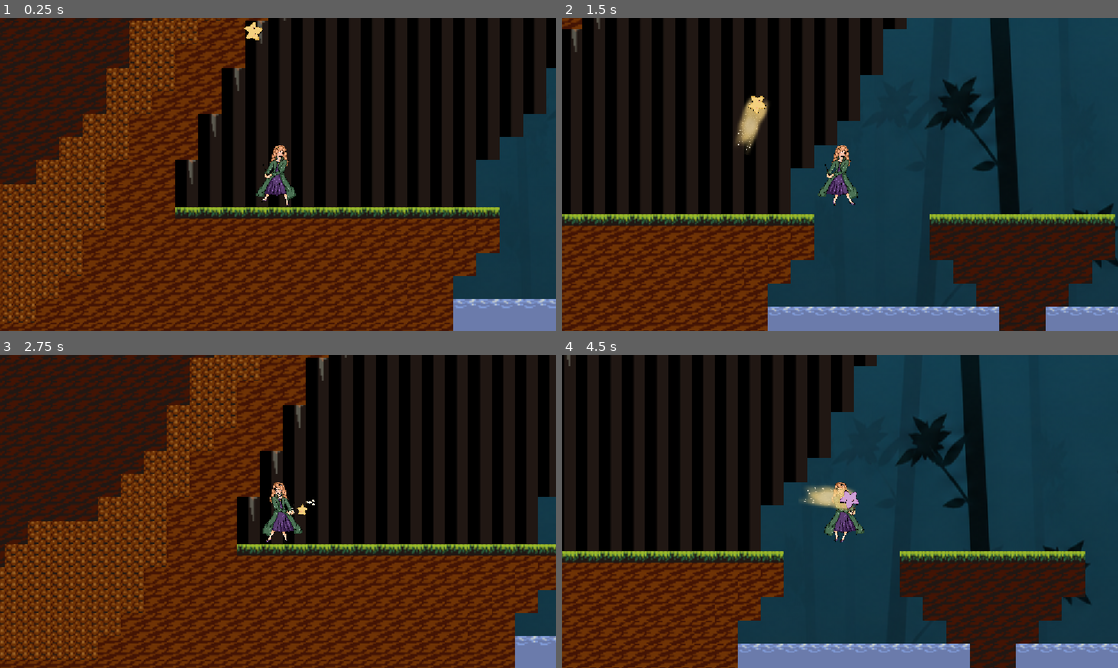
Above: before the commit, frames 1-4 (two rows, left to right).
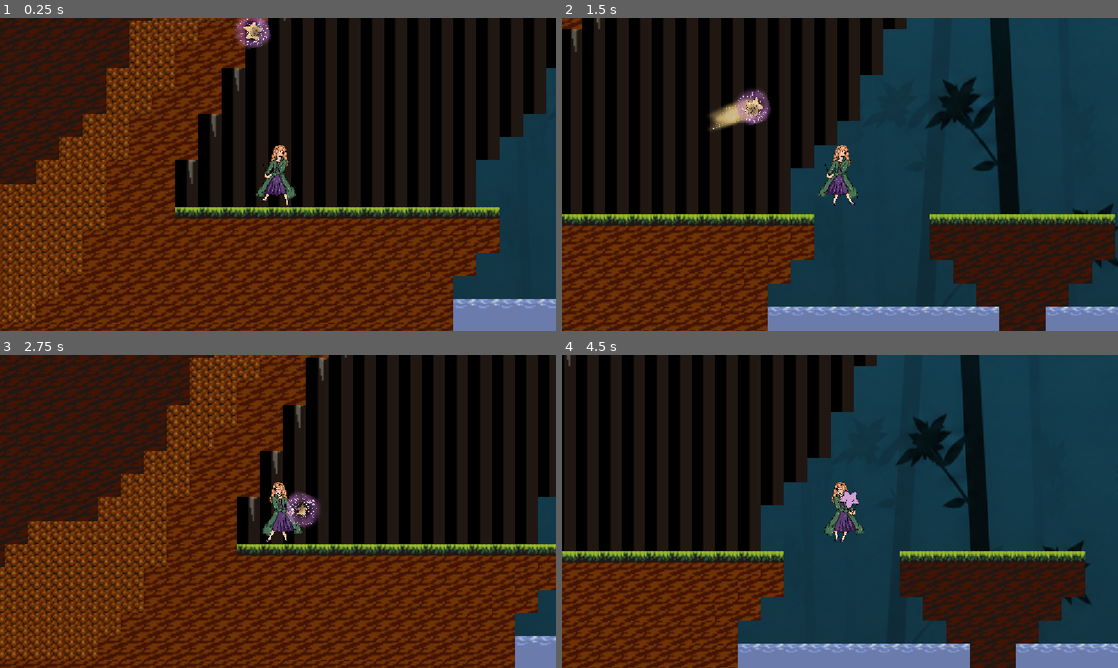
Above: after the commit, the same moments.

Repository: marist-spc/Wanderstar
Game: Godot game, scene res://level1.tscn
Two runs of this game, one before a commit and one after it. Both use one fixed random seed, a clock stepped at 60 frames per second and the inputs below.
Inputs (mouse positions are in pixels of both pictures, inside the frame that each line leads up to):
- Up to frame 1 (0.25 s): no input
- Up to frame 2 (1.5 s): tap Enter at 0.5 s; move the mouse to (962, 158) at 0.52 s; hold Right mouse button (move_star) 0.53-1.28 s; hold D (move_right) from 0.53 s (still down); tap Space (jump) at 0.77 s; move the mouse to (728, 190) at 1.27 s; click (728, 190) at 1.35 s
- Up to frame 3 (2.75 s): tap Space (jump) at 1.52 s; move the mouse to (333, 442) at 2.02 s; release D (move_right) at 2.03 s; hold A (move_left) from 2.03 s (still down); hold Q (star_return) from 2.03 s (still down)
- Up to frame 4 (4.5 s): move the mouse to (812, 574) at 2.77 s; release A (move_left) at 2.78 s; release Q (star_return) at 2.78 s; hold D (move_right) 2.78-4.28 s; tap E (swap_star) at 2.85 s; tap Space (jump) at 3.02, 3.77 s; move the mouse to (1006, 558) at 3.52 s; hold Right mouse button (move_star) 3.53-4.28 s; move the mouse to (673, 464) at 4.27 s; hold A (move_left) from 4.28 s (still down); click (673, 464) at 4.35 s

The runs differ from the first frame. In frame 1, 0.5% of the frame differs, in the area x 42-49%, y 0-10%; in frame 2, 1.1%, in the area x 26-38%, y 22-44%; in frame 3, 0.5%; in frame 4, 0.5%.

Commit message:
Mostly finalized purple star

Diff:
--- a/monster1.tscn
+++ b/monster1.tscn
@@ -68,7 +68,7 @@
 }]
 
 [sub_resource type="RectangleShape2D" id="RectangleShape2D_qpdv0"]
-size = Vector2(60, 40)
+size = Vector2(70, 50)
 
 [sub_resource type="RectangleShape2D" id="RectangleShape2D_g4v7s"]
 size = Vector2(81.6716, 70.47999)
--- a/star.gd
+++ b/star.gd
@@ -4,6 +4,7 @@
 var colors = ["yellow", "purple"]
 var color_index = 0
 var current_star = "yellow"
+var star_speed_modifier = 1
 @export var wander: CharacterBody2D
 
 func _ready():
@@ -11,13 +12,15 @@
 	$Node2D/AttackAnimation.hide()
 	$SpriteController/YellowAnimations.play("idle")
 	$SpriteController/PurpleAnimations.play("hide")
+	$ExplodeControl/MovingHitbox.disabled = true
+	$Explosion/ExplosionHitbox.disabled = true
 
 
 
 func _physics_process(delta):
 	#move the star to wherever its supposed to be going
 
-	if current_star == "purple":
+	if current_star == "purple" && $"Attack Timer".time_left <= 0:
 		target_position = wander.position
 
 	if target_position != position:
@@ -31,11 +34,12 @@
 
 func _process(delta):
 	#makes the star follow mouse position
-	get_global_mouse_position()
-	look_at(get_global_mouse_position())
+	if $"Attack Timer".time_left <= 0:
+		get_global_mouse_position()
+		look_at(get_global_mouse_position())
 
 	#normal movement stuff
-	position += velocity * delta
+	position += velocity * delta * star_speed_modifier
 	move_and_slide()
 
 
@@ -54,16 +58,31 @@
 
 func _on_wander_star_attack():
 	#creates attack HB and starts a timer to recall the HB
-	$Node2D/AttackHitbox.disabled = false
-	$Node2D/AttackAnimation.show()
-	$"Attack Timer".start()
-	$AttackSound.play()
+	if current_star == "yellow":
+		$Node2D/AttackHitbox.disabled = false
+		$Node2D/AttackAnimation.show()
+		$"Attack Timer".start()
+		$AttackSound.play()
+	#launches star at cursor
+	elif current_star == "purple":
+		if $Node2D/RayCast2D.get_collider() != null:
+			target_position = $Node2D/RayCast2D.get_collider().global_position
+			star_speed_modifier = 2
+			$"Attack Timer".start()
+			$ExplodeControl/MovingHitbox.disabled = false
+
 
 
 func _on_attack_timer_timeout():
 	#after amt of time end the attack
 	$Node2D/AttackHitbox.disabled = true
 	$Node2D/AttackAnimation.hide()
+	star_speed_modifier = 1
+	if current_star == "purple":
+		position = wander.position
+		$ExplodeControl/MovingHitbox.disabled = true
+		$Explosion/ExplosionHitbox.disabled = true
+		$SpriteController/PurpleAnimations.play("idle")
 
 
 func _on_wander_star_swap() -> void:
@@ -71,7 +90,6 @@
 	if color_index >= colors.size():
 		color_index = 0
 	current_star = colors[color_index]
-	print(current_star)
 
 	#Show the current star anim and hide the inactive ones
 	if current_star == "yellow":
@@ -82,3 +100,10 @@
 		$SpriteController/PurpleAnimations.visible = true
 		$SpriteController/YellowAnimations.visible = false
 		$SpriteController/PurpleAnimations.play("idle")
+
+#Collision check for the launched star
+func _on_explode_control_body_entered(body: Node2D) -> void:
+	$Explosion/ExplosionHitbox.set_deferred("disabled", false)
+	$"Attack Timer".start()
+	$SpriteController/PurpleAnimations.play("explode")
+	target_position = position
--- a/star.tscn
+++ b/star.tscn
@@ -12,6 +12,10 @@
 [ext_resource type="Texture2D" uid="uid://dnws26r0rrsj7" path="res://art/Yellow star teleport 4.PNG" id="6_0ar2v"]
 [ext_resource type="Texture2D" uid="uid://cuv8jvsepy2l3" path="res://art/Shrunken yellow star 3.PNG" id="6_w0tmw"]
 [ext_resource type="AudioStream" uid="uid://coa8djq3fb3sj" path="res://art/Star attack.mp3" id="8_ynkmc"]
+[ext_resource type="Texture2D" uid="uid://da0ovwd67otkq" path="res://art/Purple explosion 1.PNG" id="12_8e4w3"]
+[ext_resource type="Texture2D" uid="uid://dv0hkbnet51k3" path="res://art/Purple explosion 2.PNG" id="13_ejbru"]
+[ext_resource type="Texture2D" uid="uid://bkiiqo0xyfj20" path="res://art/Purple explosion 3.PNG" id="14_yi0ly"]
+[ext_resource type="Texture2D" uid="uid://cx1vcw8evdtwq" path="res://art/Purple explosion 4.PNG" id="15_kmfvt"]
 
 [sub_resource type="RectangleShape2D" id="RectangleShape2D_wjtt2"]
 size = Vector2(17.142857, 14.285713)
@@ -66,10 +70,22 @@
 
 [sub_resource type="SpriteFrames" id="SpriteFrames_wjtt2"]
 animations = [{
-"frames": [],
-"loop": 1,
-"name": &"hide",
-"speed": 5.0
+"frames": [{
+"duration": 1.0,
+"texture": ExtResource("12_8e4w3")
+}, {
+"duration": 1.0,
+"texture": ExtResource("13_ejbru")
+}, {
+"duration": 1.0,
+"texture": ExtResource("14_yi0ly")
+}, {
+"duration": 1.0,
+"texture": ExtResource("15_kmfvt")
+}],
+"loop": 0,
+"name": &"explode",
+"speed": 15.0
 }, {
 "frames": [{
 "duration": 1.0,
@@ -79,6 +95,10 @@
 "name": &"idle",
 "speed": 5.0
 }]
+
+[sub_resource type="RectangleShape2D" id="RectangleShape2D_tumr7"]
+
+[sub_resource type="CircleShape2D" id="CircleShape2D_ers5m"]
 
 [node name="Star" type="CharacterBody2D" unique_id=33048179]
 collision_layer = 4
@@ -100,10 +120,18 @@
 shape = SubResource("RectangleShape2D_qpdv0")
 
 [node name="AttackAnimation" type="Sprite2D" parent="Node2D" unique_id=1438961231]
+visible = false
 position = Vector2(15, 0)
 scale = Vector2(0.018, 0.009)
 texture = ExtResource("2_0ar2v")
 flip_h = true
+
+[node name="RayCast2D" type="RayCast2D" parent="Node2D" unique_id=421301839]
+position = Vector2(0, -4)
+rotation = 4.712389
+target_position = Vector2(0, 10000000000)
+collision_mask = 11
+collide_with_areas = true
 
 [node name="Attack Timer" type="Timer" parent="." unique_id=1097621042]
 wait_time = 0.3
@@ -122,6 +150,27 @@
 [node name="PurpleAnimations" type="AnimatedSprite2D" parent="SpriteController" unique_id=1319120787]
 scale = Vector2(0.01, 0.01)
 sprite_frames = SubResource("SpriteFrames_wjtt2")
-animation = &"hide"
+animation = &"explode"
+frame = 3
+frame_progress = 1.0
+
+[node name="ExplodeControl" type="Area2D" parent="." unique_id=1471295668]
+collision_layer = 4
+collision_mask = 8
+
+[node name="MovingHitbox" type="CollisionShape2D" parent="ExplodeControl" unique_id=2116041570]
+position = Vector2(0, -4)
+scale = Vector2(0.7, 0.7)
+shape = SubResource("RectangleShape2D_tumr7")
+
+[node name="Explosion" type="Area2D" parent="." unique_id=1537292162]
+collision_layer = 4
+collision_mask = 8
+
+[node name="ExplosionHitbox" type="CollisionShape2D" parent="Explosion" unique_id=1226421237]
+position = Vector2(0, -4)
+scale = Vector2(2.5, 2.5)
+shape = SubResource("CircleShape2D_ers5m")
 
 [connection signal="timeout" from="Attack Timer" to="." method="_on_attack_timer_timeout"]
+[connection signal="body_entered" from="ExplodeControl" to="." method="_on_explode_control_body_entered"]
Binary file added: art/Purple explosion 1.PNG
Not shown, added: art/Purple explosion 1.PNG.import
Binary file added: art/Purple explosion 2.PNG
Not shown, added: art/Purple explosion 2.PNG.import
Binary file added: art/Purple explosion 3.PNG
Not shown, added: art/Purple explosion 3.PNG.import
Binary file added: art/Purple explosion 4.PNG
Not shown, added: art/Purple explosion 4.PNG.import
